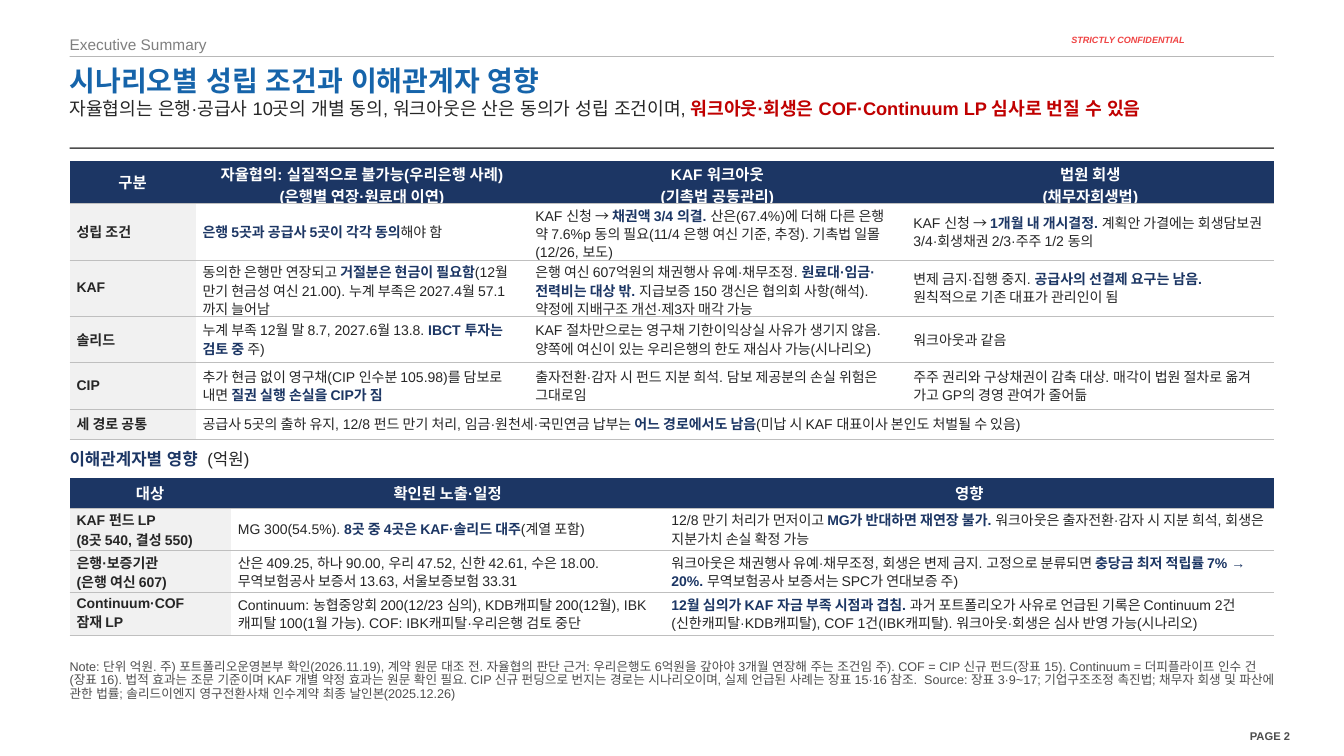
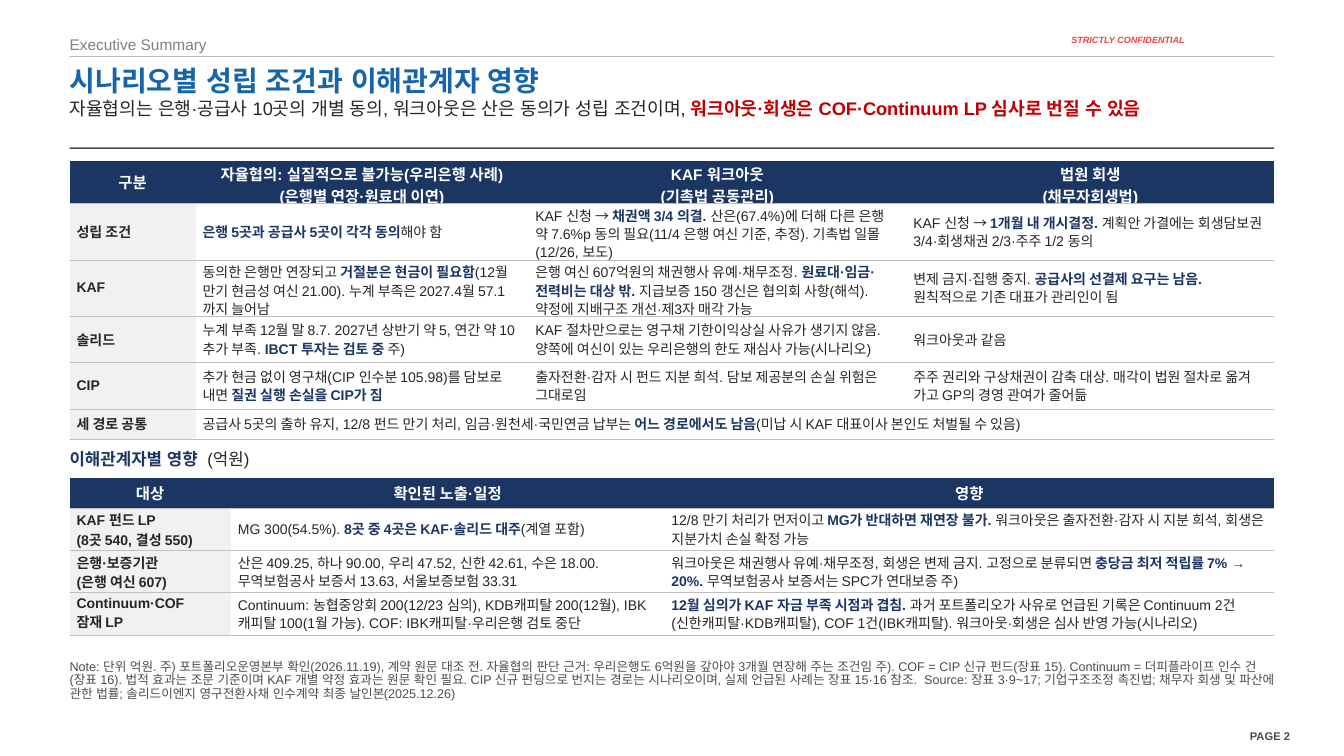
Before and after one commit to jogyesung/GS-Secretary, a slide deck: slide 2 of outputs/CIP_KAF_솔리드_자금조달차질_시나리오_20261120v4.pptx. Drawn at 1344x756 pixels with LibreOffice and Linux fonts; fonts in the diff are those of the drawing; background and template pictures are left out. Boxes give left, top, right and bottom in pixels: in the first picture for what was removed or moved away, otherwise in the second. Text is boxed around its words. In the diff, an @@ line names an element or a change of style, - is before the commit and + after.

```diff
--- a/outputs/CIP_KAF_솔리드_자금조달차질_시나리오_20261120v4.pptx
+++ b/outputs/CIP_KAF_솔리드_자금조달차질_시나리오_20261120v4.pptx
@@ table at [70, 161, 1274, 440] @@
-row 4, column 2: 누계 부족 12월 말 8.7, 2027.6월 13.8. IBCT 투자는 검토 중 주)
+row 4, column 2: 누계 부족 12월 말 8.7. 2027년 상반기 약 5, 연간 약 10 추가 부족. IBCT 투자는 검토 중 주)
```
Also in this commit, not shown: 3 other slides changed, 1 other file.
